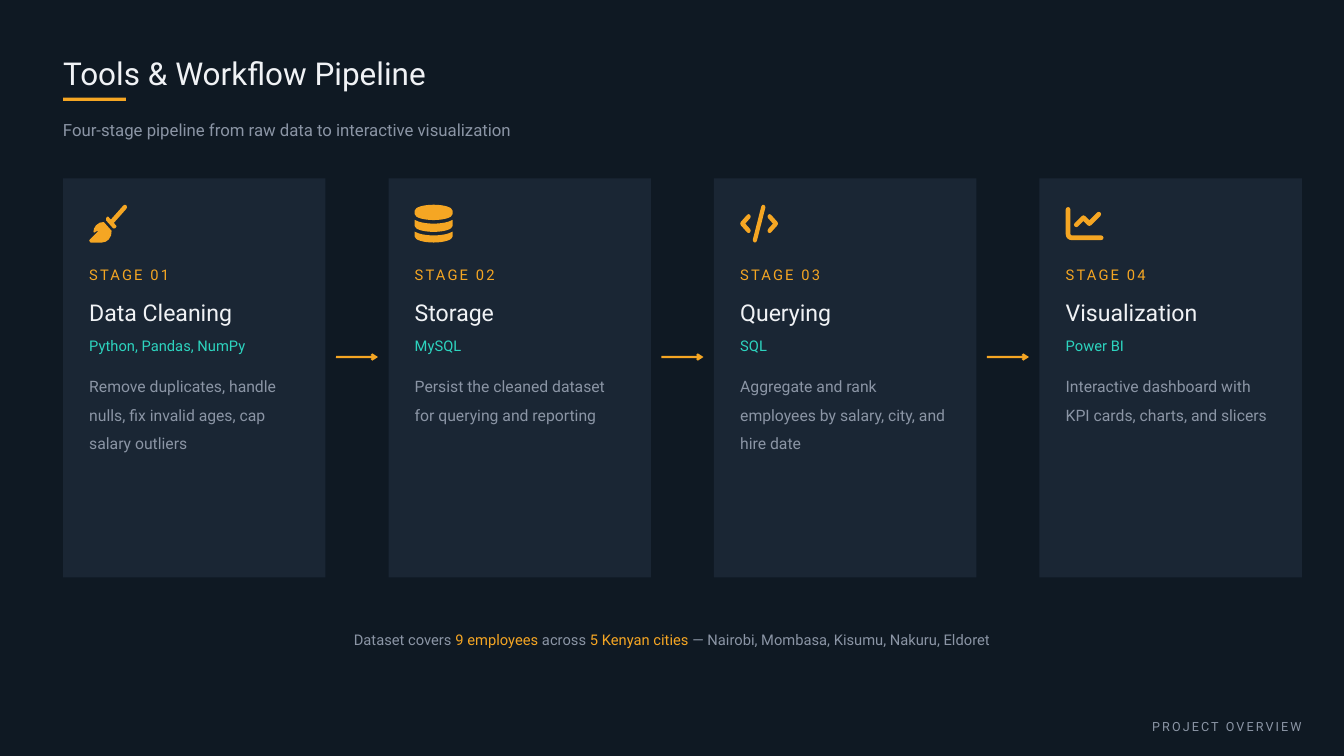
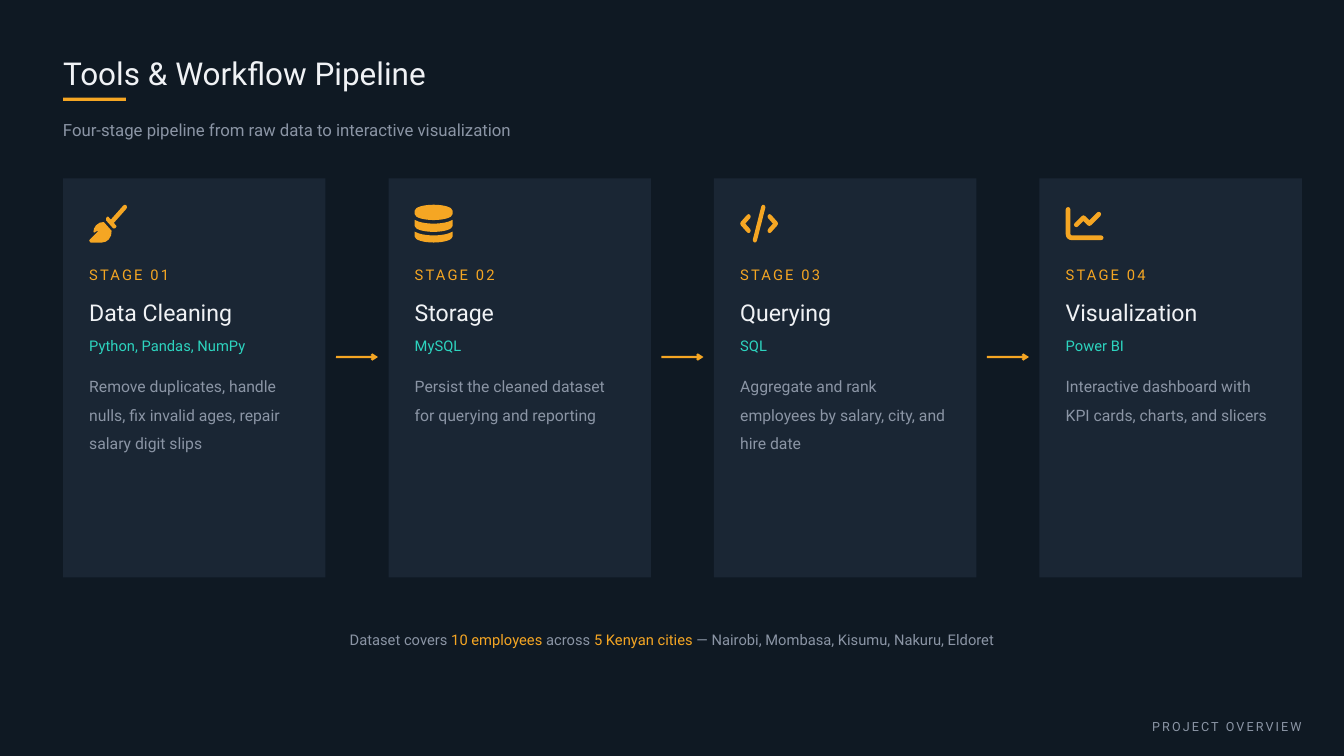
Before and after one commit to Riq-wq/employee-salary-headcount-dashboard, a slide deck: slide 4 of reports/Employee Salary & Headcount Dashboard.pptx. Drawn at 1344x756 pixels with LibreOffice and Linux fonts; fonts in the diff are those of the drawing. Boxes give left, top, right and bottom in pixels: in the first picture for what was removed or moved away, otherwise in the second. Text is boxed around its words. In the diff, an @@ line names an element or a change of style, - is before the commit and + after.

Commit message:
Move the README and the slide deck to the ten-employee snapshot
The README now publishes 11 raw rows in / 10 clean rows out, 8 defects,
a total of 631,000, a mean of 63,100 and a median of 61,000. The two
ten-fold digit slips are described as a rule rather than a one-off patch,
along with the rule's honest limit: it cannot tell a genuine high salary
from a typo, which is why it is a repair and not a cap.

The deck gains the tenth employee throughout - a new row in both the
data-quality table and the salary ranking, refreshed chart data for city
totals, city averages, headcount and hiring by month, and the 117% cleaning
finding.

The Diana assumption is no longer described as a non-unique mode, because
after de-duplication it is not one. It is disclosed as a placeholder, and
the headcount figure is now published with its qualifier.

```diff
--- a/reports/Employee Salary & Headcount Dashboard.pptx
+++ b/reports/Employee Salary & Headcount Dashboard.pptx
@@ text at <box>89,380,280,452</box>: text changed @@
-Remove duplicates, handle nulls, fix invalid ages, cap salary outliers
+Remove duplicates, handle nulls, fix invalid ages, repair salary digit slips
@@ text at <box>350,634,994,648</box>: text changed @@
-Dataset covers 9 employees across 5 Kenyan cities — Nairobi, Mombasa, Kisumu, Nakuru, Eldoret
+Dataset covers 10 employees across 5 Kenyan cities — Nairobi, Mombasa, Kisumu, Nakuru, Eldoret
```
Also in this commit, not shown: 7 other slides changed, 1 other file.
